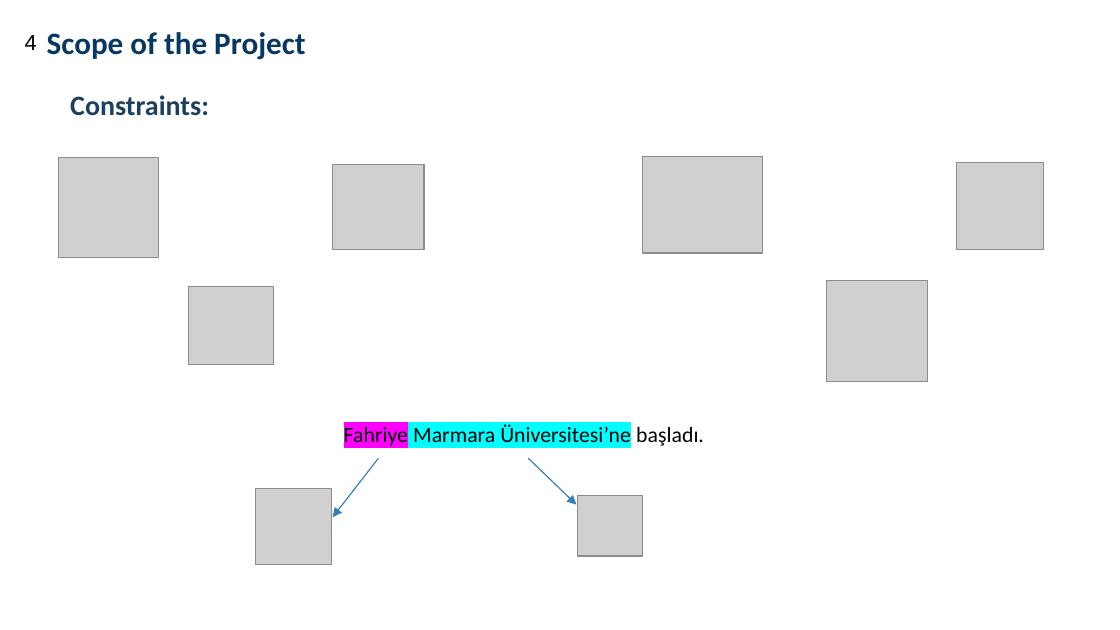
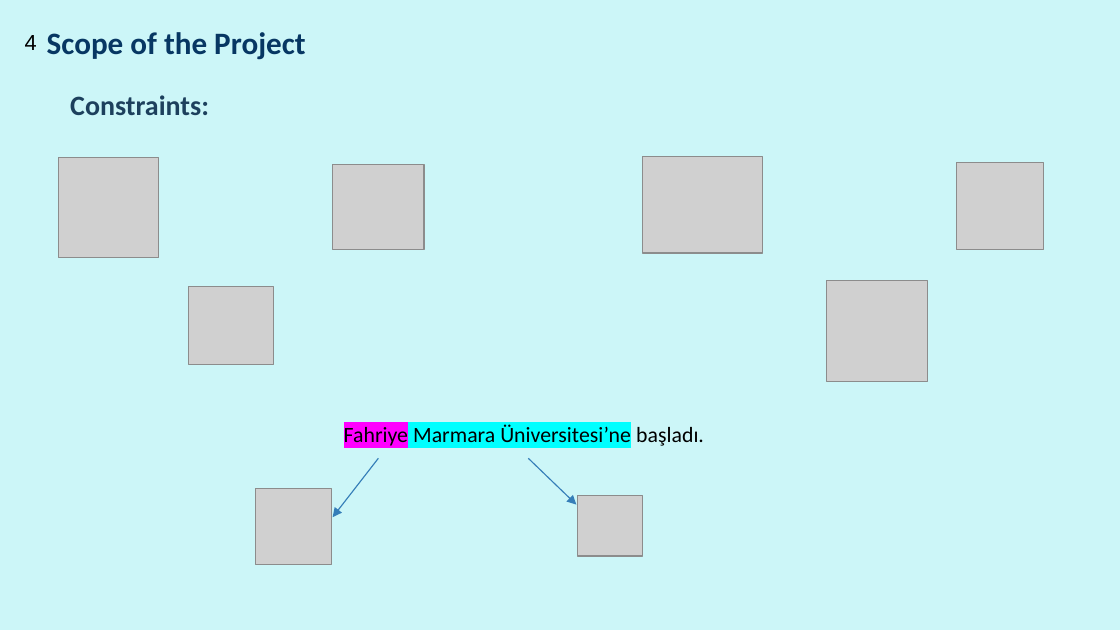
Before and after one commit to bugseerdogan/CSE4095S17_Group3, a slide deck: slide 4 of CSE4095S17_Group3.pptx. Drawn at 1120x630 pixels with LibreOffice and Linux fonts; fonts in the diff are those of the drawing; grey boxes stand for pictures; background and template pictures are left out. Boxes give left, top, right and bottom in pixels: in the first picture for what was removed or moved away, otherwise in the second. Text is boxed around its words. In the diff, an @@ line names an element or a change of style, - is before the commit and + after.

```diff
--- a/CSE4095S17_Group3.pptx
+++ b/CSE4095S17_Group3.pptx
@@ background picture (left out) to #CCF6F8 @@
```
Also in this commit, not shown: 7 other slides changed, 12 slides added, 3 slides removed.
